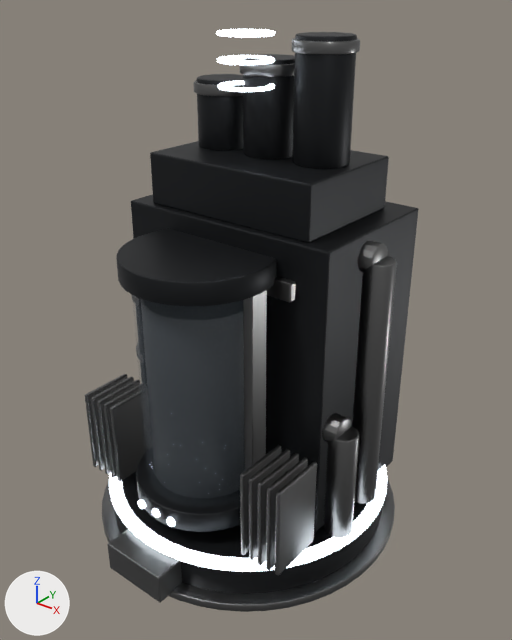
An edit to the glTF model assets/kit/Forge.glb, drawn before and after from the same camera.
Both versions are drawn from a camera (50 mm lens) standing at (5.73, -6.97, 7.57) and looking at (0.18, -0.03, 3.27). The lights are fixed; the arrows at lower left show +X, +Y and +Z. The first picture is the older version. Vertices at exactly the same position are counted once.

Before the edit, the objects in view are built like this:
```python
me_forge = bpy.data.meshes.new('Forge')
me_forge.from_pydata(...)  # 6076 vertices, 11992 faces; spans x -2.42..2.3, y -2.45..2.3, z 0.06..6.99
# faces by material slot: [2876, 4540, 3624, 476, 476]
me_forge.materials.append(mat_os_dark)  # dark grey #2c2e30
me_forge.materials.append(mat_os_steel)  # grey #7c7c7c
me_forge.materials.append(mat_os_light)  # white #d4dde5, glowing white #edf6ff
me_forge.materials.append(mat_os_glass)  # grey #818e99
me_forge.materials.append(mat_os_ooze_neutral)  # dark grey #35383c
ob_forge = bpy.data.objects.new('Forge', me_forge)
ob_forge.location = (0.0, 0.0, 0.0)
```
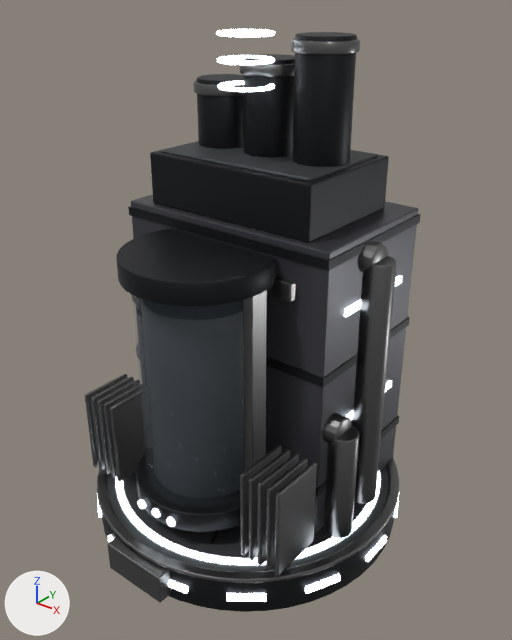
Boxes [x1, y1, x2, y2] around the edits, measured in the pictures (512 x 640 px):
'Forge', reshaped: before [85, 29, 419, 612]; after [85, 29, 421, 612]
part 1 of me_forge, added: after [107, 466, 389, 572]
part 2 of me_forge, added: after [316, 415, 399, 497]
part 3 of me_forge, added: after [128, 206, 421, 271]
part 4 of me_forge, added: after [365, 535, 387, 562]
part 5 of me_forge, added: after [345, 380, 392, 420]
part 6 of me_forge, added: after [344, 275, 402, 317]
part 7 of me_forge, rebuilt (11% shorter): before [109, 464, 388, 572]; after [116, 470, 381, 566]
part 8 of me_forge, rebuilt (13% wider): before [115, 471, 382, 594]; after [97, 457, 399, 583]
part 9 of me_forge, built on: before [102, 480, 395, 611]; after [97, 495, 399, 611]
part 10 of me_forge, added: after [161, 141, 378, 181]
part 11 of me_forge, recoloured: [131, 194, 419, 532] in both
part 12 of me_forge, recoloured: before [102, 480, 395, 612]; after [102, 512, 394, 612]

What the commit changed:
Material 'OS_Shell' (mat_os_shell) is new.
Its base color is (0.075, 0.077, 0.09) (dark grey #4d4e55).
Its metallic is 0.55.
Its roughness is 0.36.
Material 'OS_Plate' (mat_os_plate) is new.
Its base color is (0.085, 0.09, 0.095) (dark grey #525557).
Its metallic is 0.75.
Its roughness is 0.55.
me_forge is used by ob_forge; location (0.0, 0.0, 0.0).
me_forge had 6076 vertices, 11992 faces and spanned x -2.42..2.3, y -2.45..2.3, z 0.06..6.99.
me_forge now has 6356 vertices, 12432 faces and spans x -2.42..2.34, y -2.45..2.34, z 0.06..6.99.
me_forge part 1: a new loose piece, a 48-sided cylinder along z spanning x -2.2..2.2, y -2.2..2.2, z 0.6..0.63, in mat_os_plate (dark grey #525557).
me_forge part 2: a new loose piece, a box spanning x -1.67..1.67, y -0.57..1.67, z 1.3..1.42, in mat_os_dark (dark grey #2c2e30).
me_forge part 3: a new loose piece, a box spanning x -1.67..1.67, y -0.57..1.67, z 4.55..4.67, in mat_os_dark (dark grey #2c2e30).
me_forge part 4: a new loose piece, a box spanning x 2.29..2.34, y -0.258..0.258, z 0.3..0.4, in mat_os_light (white #d4dde5, glowing white #edf6ff).
me_forge part 5: a new loose piece, a box spanning x 1.655..1.695, y -0.15..1.25, z 2.16..2.26, in mat_os_light (white #d4dde5, glowing white #edf6ff).
me_forge part 6: a new loose piece, a box spanning x 1.655..1.695, y -0.15..1.25, z 3.81..3.91, in mat_os_light (white #d4dde5, glowing white #edf6ff).
me_forge part 7: the loose piece of 576 vertices spanning x -2.15..2.15, y -2.15..2.15, z 0.61..0.68 is rebuilt with 192 vertices and now spans x -2.05..2.05, y -2.05..2.05, z 0.62..0.65.
me_forge part 8: the loose piece of 288 vertices spanning x -2.1..2.1, y -2.1..2.1, z 0.16..0.66 is rebuilt with 576 vertices and now spans x -2.33..2.33, y -2.33..2.33, z 0.6..0.66, in mat_os_steel (grey #7c7c7c).
me_forge part 9: 144 vertices moved from x -2.3..2.3, y -2.3..2.3, z 0.16..0.18 to x -2.3..2.3, y -2.3..2.3, z 0.6..0.62; 160 vertices added at x -2.22..2.22, y -2.34..2.34, z 0.3..0.64.
me_forge part 10: 48 vertices added at x -1.2..1.2, y -0.35..1.25, z 5.45..5.49.
me_forge part 11: 392 faces spanning x -2.37..1.65, y -0.55..1.65, z 0.56..4.76 switch from mat_os_dark (dark grey #2c2e30) to mat_os_shell (dark grey #4d4e55).
me_forge part 12: 572 faces spanning x -2.3..2.3, y -2.3..2.3, z 0.06..0.62 switch from mat_os_steel (grey #7c7c7c) to mat_os_dark (dark grey #2c2e30).
Other edits to the shape of me_forge do not show in these pictures.
me_forge gains material mat_os_plate (dark grey #525557).
